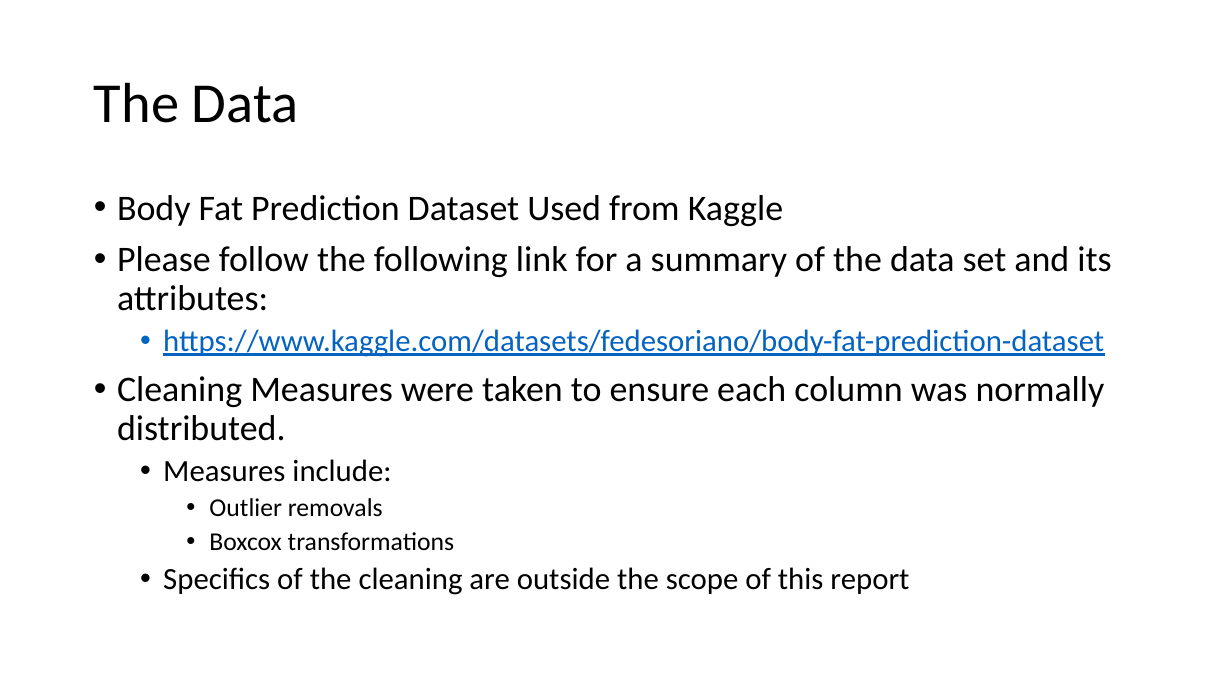
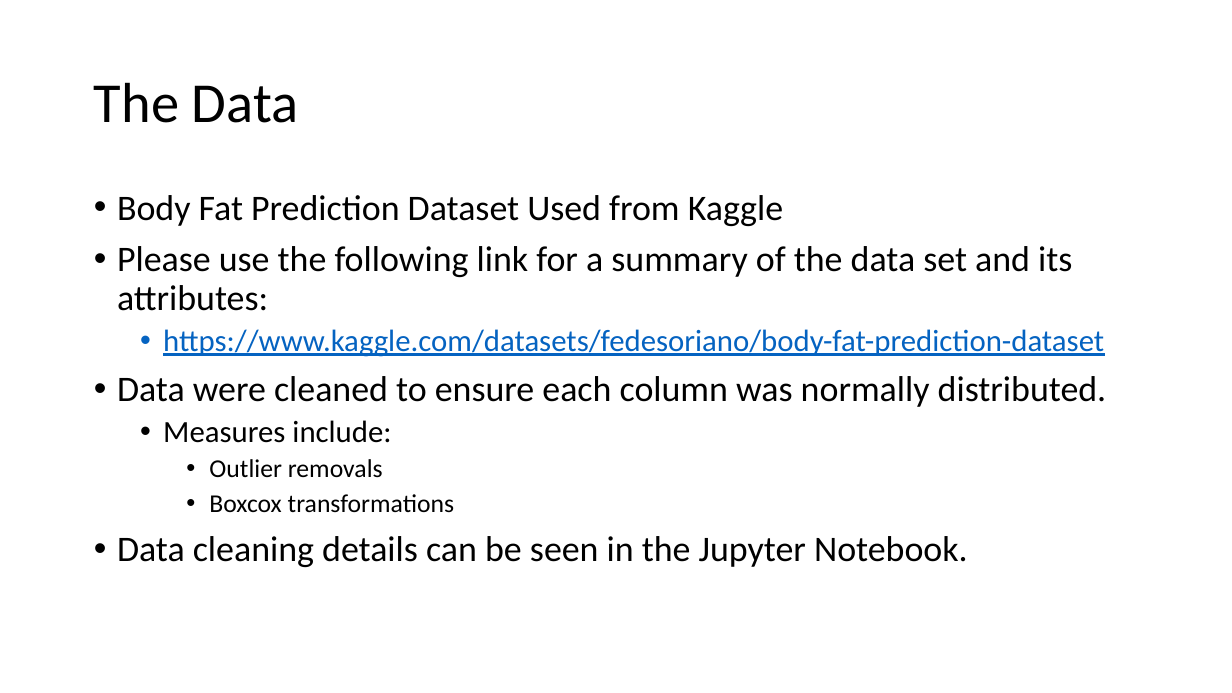
Before and after one commit to M-Matrona/IBM-Machine-Learning-Course, a slide deck: slide 2 of Course_2_SupervisedLearning/Supervised_Learning_Project_Report.pptx. Drawn at 1232x693 pixels with LibreOffice and Linux fonts; fonts in the diff are those of the drawing. Boxes give left, top, right and bottom in pixels: in the first picture for what was removed or moved away, otherwise in the second. Text is boxed around its words. In the diff, an @@ line names an element or a change of style, - is before the commit and + after.

Commit message:
Cleaning of Course 5 Repo

```diff
--- a/Course_2_SupervisedLearning/Supervised_Learning_Project_Report.pptx
+++ b/Course_2_SupervisedLearning/Supervised_Learning_Project_Report.pptx
@@ text at (117, 246, 1072, 311): text changed @@
-• Please follow the following link for a summary of the data set and its attributes:
+• Please use the following link for a summary of the data set and its attributes:
@@ text at (117, 376, 1107, 407): text changed @@
-• Cleaning Measures were taken to ensure each column was normally distributed.
+• Data were cleaned to ensure each column was normally distributed.
@@ text at (117, 536, 968, 567): text changed; size 24 to 28 pt @@
-  • Specifics of the cleaning are outside the scope of this report
+• Data cleaning details can be seen in the Jupyter Notebook.
```
Also in this commit, not shown: 6 other slides changed, 15 other files.
